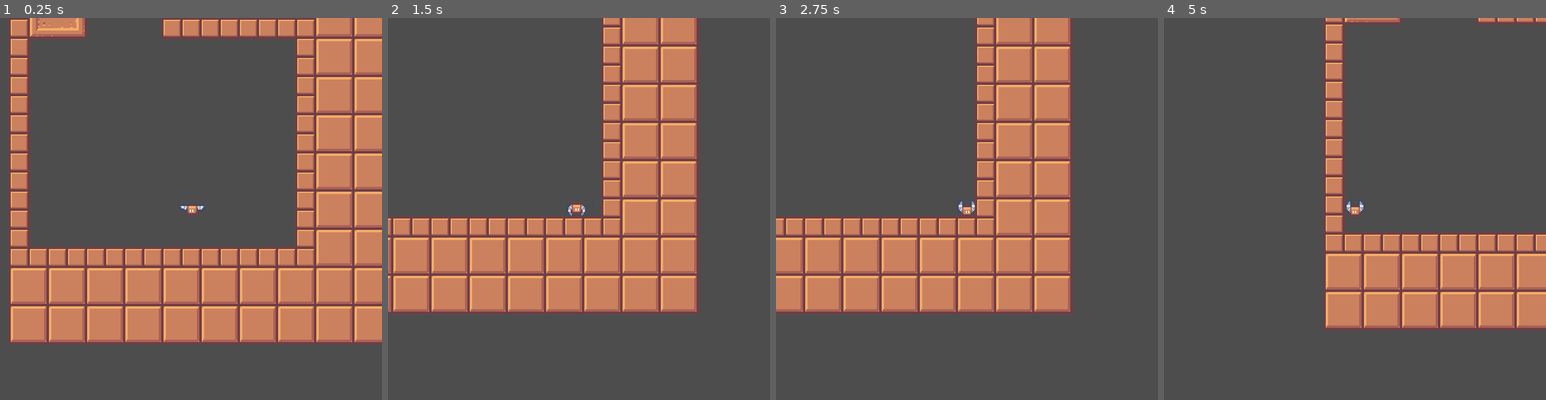
Above: before the commit, frames 1-4 (left to right).
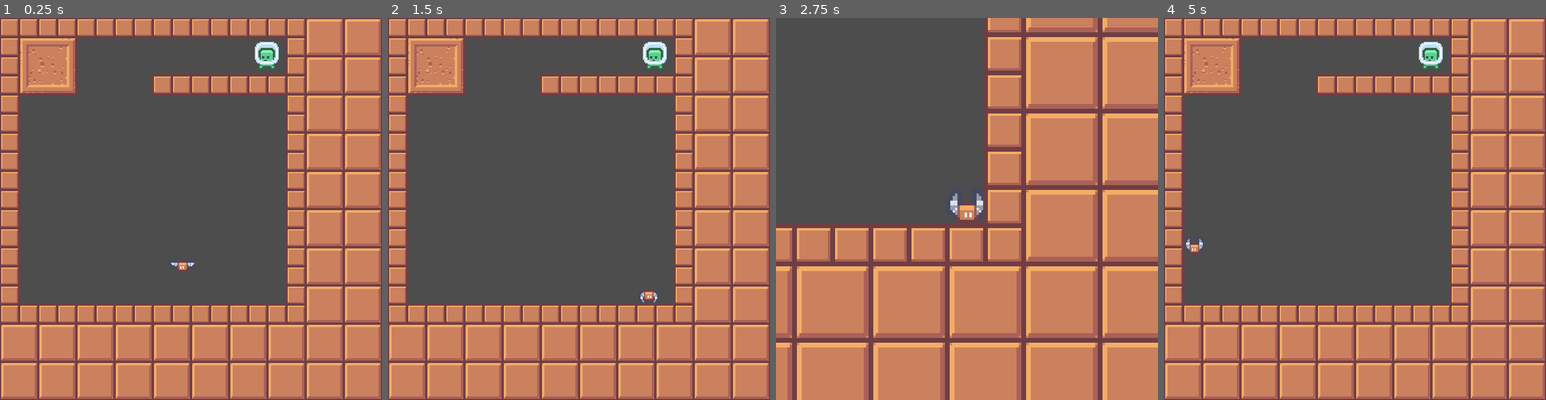
Above: after the commit, the same moments.

Repository: W00pdecker/led-zeppelin
Game: Godot game, scene res://Scenes/world.tscn
Two runs of this game, one before a commit and one after it. Both use one fixed random seed, a clock stepped at 60 frames per second and the inputs below.
Inputs:
- Up to frame 1 (0.25 s): no input
- Up to frame 2 (1.5 s): hold Right (ui_right) 0.53-1.28 s; hold Q (zoom, bound only after the commit) 0.53-1.28 s; hold Down (ui_down) from 1.28 s (still down); tap Q (zoom, bound only after the commit) at 1.35 s
- Up to frame 3 (2.75 s): release Down (ui_down) at 2.03 s; hold Right (ui_right) from 2.03 s (still down); hold Q (zoom, bound only after the commit) from 2.03 s (still down)
- Up to frame 4 (5 s): release Right (ui_right) at 2.78 s; release Q (zoom, bound only after the commit) at 2.78 s; hold Up (ui_up) 2.78-3.53 s; tap Q (zoom, bound only after the commit) at 2.85, 4.35 s; hold Q (zoom, bound only after the commit) 3.53-4.28 s; hold Left (ui_left) from 3.53 s (still down)

The runs differ from the first frame. In frame 1, 53% of the frame differs, in the area x 0-100%, y 0-100%; in frame 2, 76%; in frame 3, 61%; in frame 4, 62%.

Commit message:
нажми Q

Diff:
--- a/Scenes/airship.tscn
+++ b/Scenes/airship.tscn
@@ -64,6 +64,8 @@
 
 [node name="Airship" type="CharacterBody2D" unique_id=926220106 groups=["airship"]]
 script = ExtResource("1_28gfu")
+LIFTFORCE = 675
+FALL_MULTIPLIER = 0.5
 
 [node name="CollisionShape2D" type="CollisionShape2D" parent="." unique_id=1280842058]
 shape = SubResource("CircleShape2D_28gfu")
@@ -80,4 +82,5 @@
 shape = SubResource("RectangleShape2D_hi1vk")
 
 [node name="Camera2D" type="Camera2D" parent="." unique_id=980844647]
-zoom = Vector2(2, 2)
+enabled = false
+zoom = Vector2(4, 4)
--- a/Scenes/world.tscn
+++ b/Scenes/world.tscn
@@ -12,9 +12,11 @@
 [node name="World" type="Node2D" unique_id=646103952]
 script = ExtResource("1_8j60k")
 
+[node name="LevelCamera" type="Camera2D" parent="." unique_id=1367514767]
+zoom = Vector2(2, 2)
+
 [node name="Airship" parent="." unique_id=1236214928 instance=ExtResource("2_go701")]
 position = Vector2(-8, 40)
-FALL_MULTIPLIER = 0.5
 
 [node name="BottomWall" type="StaticBody2D" parent="." unique_id=1192714192]
 
--- a/project.godot
+++ b/project.godot
@@ -29,6 +29,14 @@
 window/size/viewport_height=640
 window/stretch/mode="canvas_items"
 
+[input]
+
+zoom={
+"deadzone": 0.2,
+"events": [Object(InputEventKey,"resource_local_to_scene":false,"resource_name":"","device":-1,"window_id":0,"alt_pressed":false,"shift_pressed":false,"ctrl_pressed":false,"meta_pressed":false,"pressed":false,"keycode":0,"physical_keycode":81,"key_label":0,"unicode":113,"location":0,"echo":false,"script":null)
+]
+}
+
 [rendering]
 
 textures/canvas_textures/default_texture_filter=0
--- a/scripts/world.gd
+++ b/scripts/world.gd
@@ -15,6 +15,14 @@
 
 	GameManager.passenger_collected.connect(_on_passenger_collected)
 
+func _process(delta):
+	if Input.is_action_pressed("zoom"):
+		$Airship/Camera2D.enabled = true
+		$LevelCamera.enabled = false
+		print("Нажал, радуйся")
+	else:
+		$LevelCamera.enabled = true
+		$Airship/Camera2D.enabled = false
 
 func _on_passenger_collected(total: int):
 	if levels.has(total):
